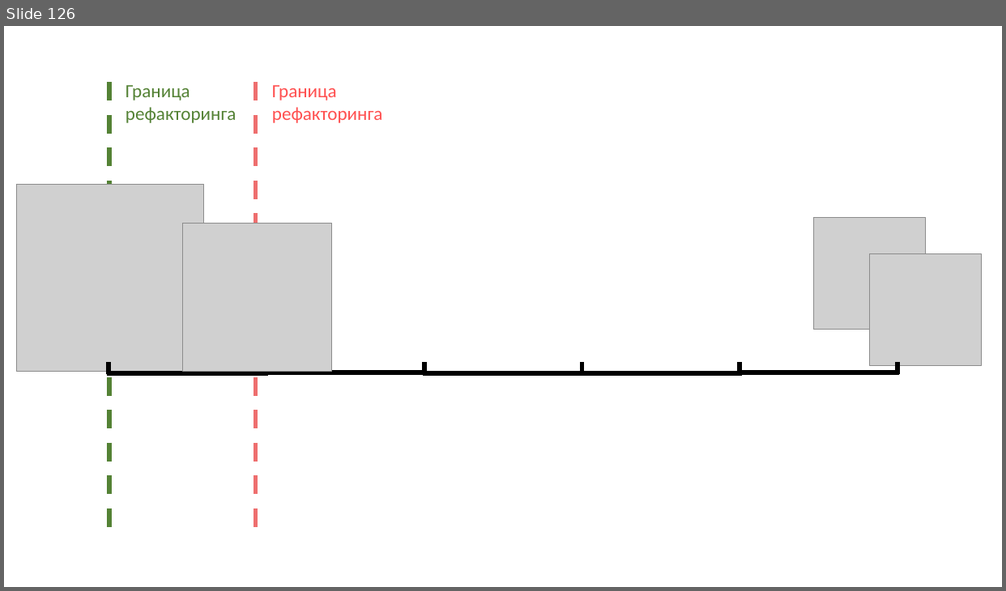
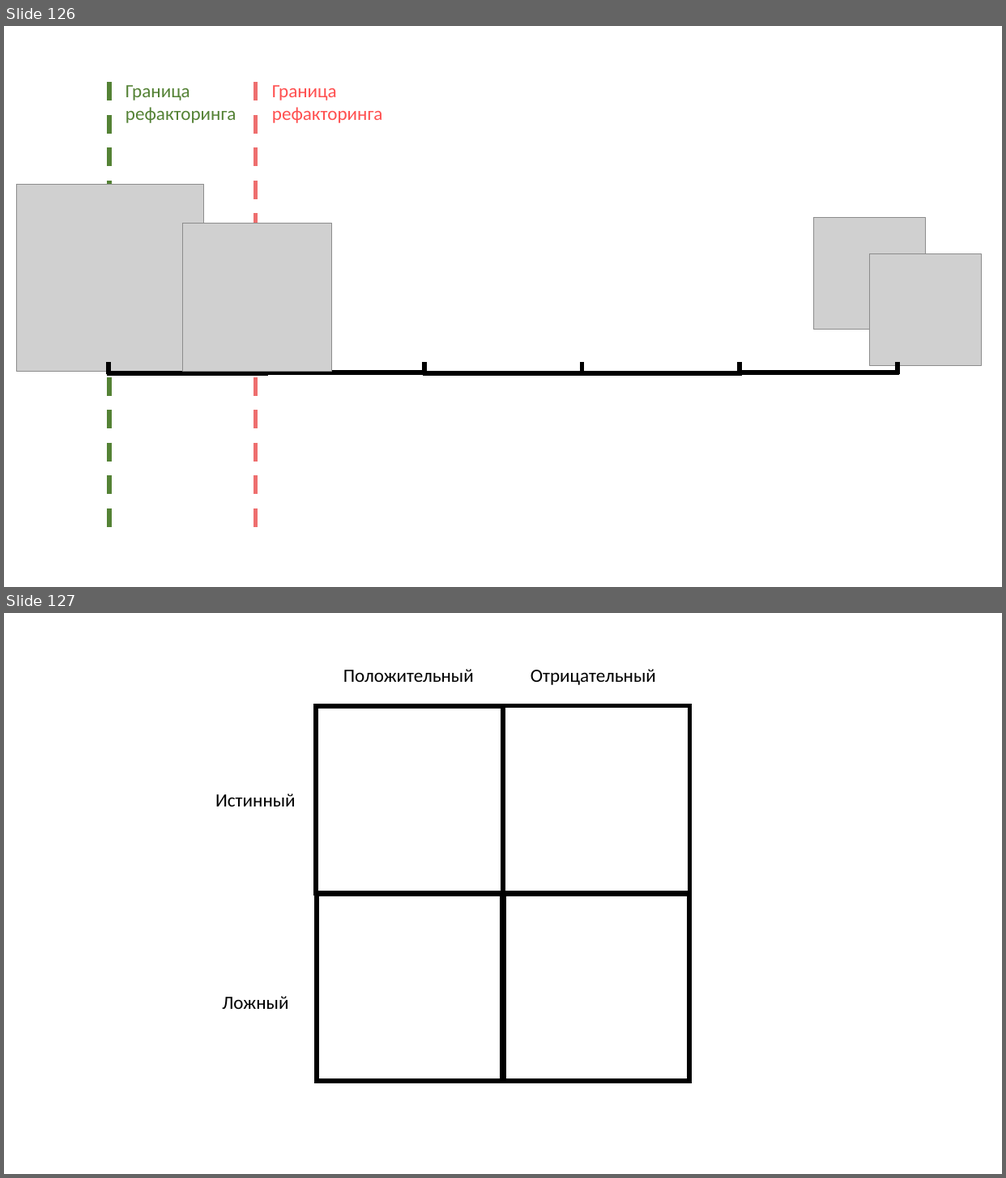
Before and after one commit to rkhaimov/brain-gym, a slide deck: Презентация.pptx. Shown one above the other, each under a label of ours: slide 126 before the commit, slides 126 and 127 after it. The pictures are 1006x591 and 1006x1178 pixels, drawn with LibreOffice and Linux fonts; fonts in the diff are those of the drawing; grey boxes stand for pictures. Boxes give left, top, right and bottom in pixels: in the first picture for what was removed or moved away, otherwise in the second. Text is boxed around its words. In the diff, an @@ line names an element or a change of style, - is before the commit and + after.

```diff
--- a/Презентация.pptx
+++ b/Презентация.pptx
@@ slide 127 added at <box>4,613,1002,1174</box>, background #FFFFFF @@
@@ text added at <box>343,669,474,682</box>, 18 pt, text #000000 @@
+Положительный
@@ text added at <box>530,669,656,685</box>, 18 pt, text #000000 @@
+Отрицательный
@@ text added at <box>215,794,295,807</box>, 18 pt, text #000000 @@
+Истинный
@@ group added at <box>316,706,690,1082</box>: 4 rectangles @@
@@ text added at <box>222,996,288,1009</box>, 18 pt, text #000000 @@
+Ложный
```
Also in this commit, not shown: 7 other slides added, 3 other files.
